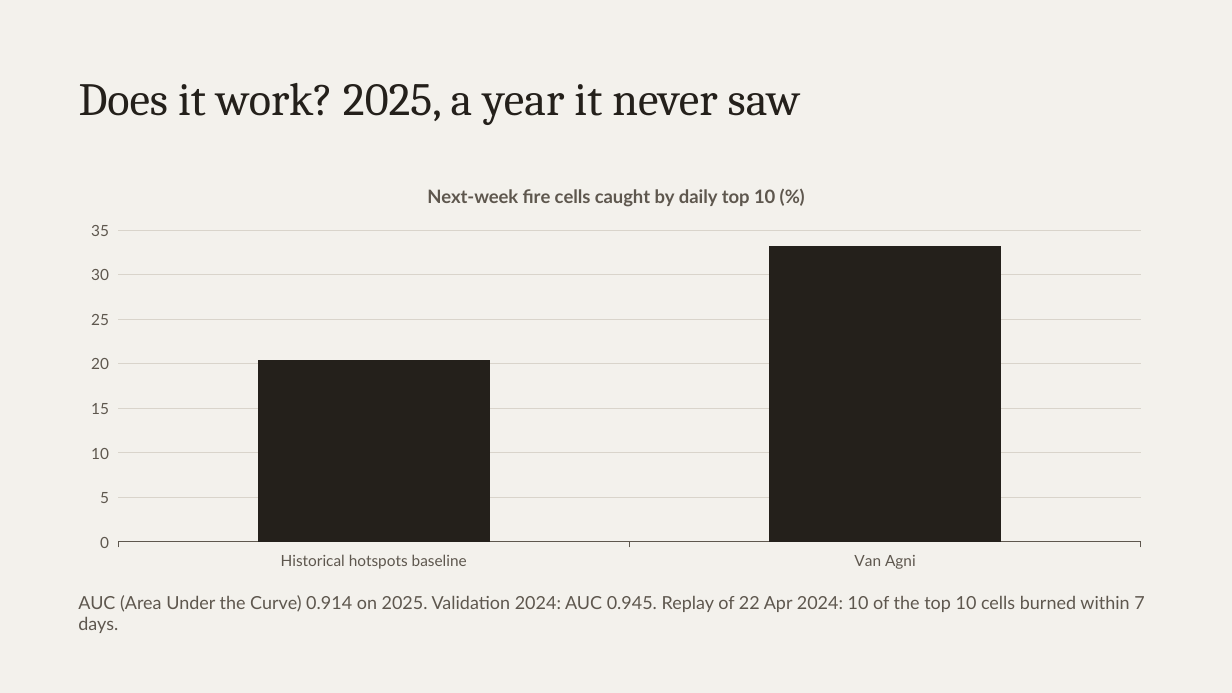
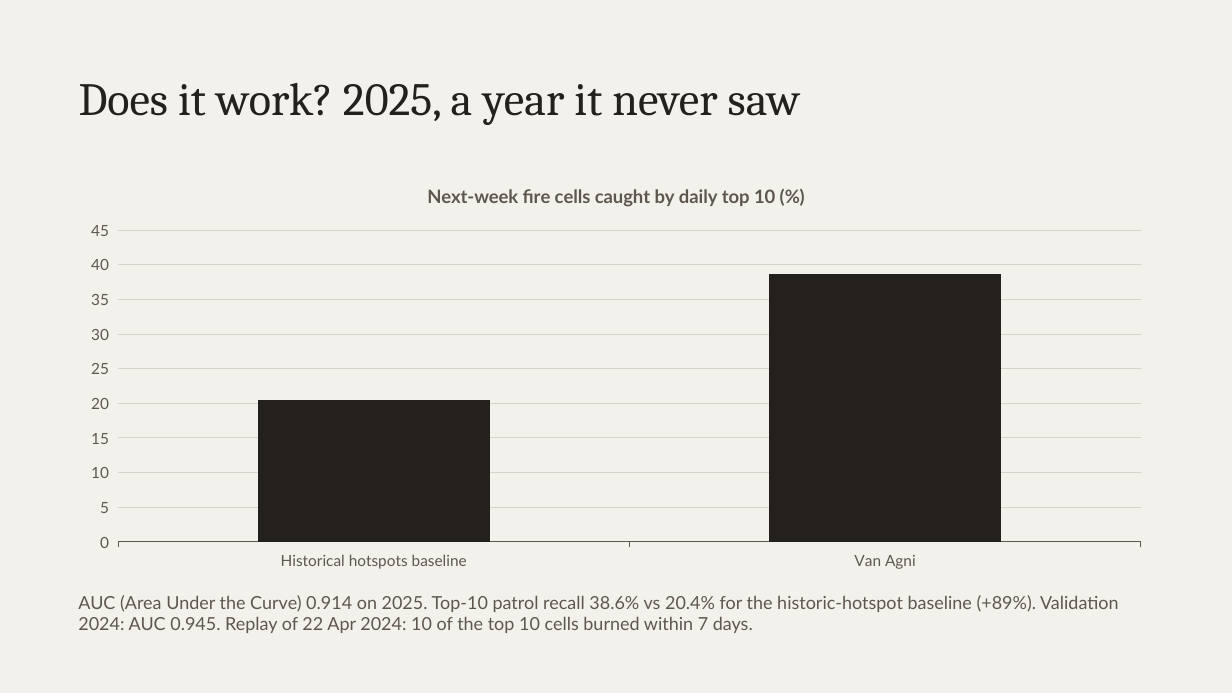
Before and after one commit to akshay-ira-2026/van-agni, a slide deck: slide 5 of submission/PITCH_DECK.pptx. Drawn at 1232x693 pixels with LibreOffice and Linux fonts; fonts in the diff are those of the drawing. Boxes give left, top, right and bottom in pixels: in the first picture for what was removed or moved away, otherwise in the second. Text is boxed around its words. In the diff, an @@ line names an element or a change of style, - is before the commit and + after.

```diff
--- a/submission/PITCH_DECK.pptx
+++ b/submission/PITCH_DECK.pptx
@@ column chart at <box>69,166,1163,578</box> @@
@@ Next-week fire cells caught by daily top 10 (%), Van Agni: 33 to 39 @@
@@ text at <box>78,595,1119,633</box>: text changed @@
-AUC (Area Under the Curve) 0.914 on 2025. Validation 2024: AUC 0.945. Replay of 22 Apr 2024: 10 of the top 10 cells burned within 7 days.
+AUC (Area Under the Curve) 0.914 on 2025. Top-10 patrol recall 38.6% vs 20.4% for the historic-hotspot baseline (+89%). Validation 2024: AUC 0.945. Replay of 22 Apr 2024: 10 of the top 10 cells burned within 7 days.
```
Also in this commit, not shown: 3 other slides changed, 3 other files.
